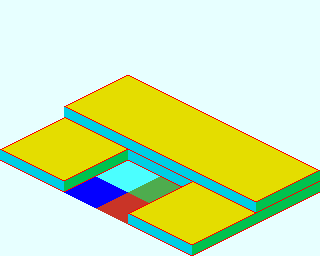
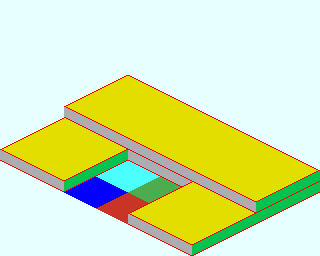
The second 320×256 image is a revision of the first. Changes to its layers:
removed group "Wall" (3 layers) over box(0, 107, 256, 255)
removed layer "Wall T" from group "Wall" over box(2, 107, 256, 244)
removed layer "Wall S" from group "Wall" over box(0, 107, 256, 255)
removed layer "Wall E" from group "Wall" over box(2, 107, 256, 255)
removed group "Wire 2F" (2 layers) over box(64, 107, 256, 212)
removed layer "Wire Top #1" from group "Wire 2F" over box(64, 107, 254, 202)
removed layer "Wire_Born #1" from group "Wire 2F" over box(64, 107, 256, 212)
removed group "Wire 1F" (3 layers) over box(0, 107, 256, 255)
removed layer "Wire Top" from group "Wire 1F" over box(0, 107, 256, 245)
removed layer "Wire Buttom" from group "Wire 1F" over box(0, 107, 256, 255)
removed layer "Wire_Born" from group "Wire 1F" over box(0, 107, 256, 255)
painted on "Base_Plate_3x6.png" over box(0, 107, 256, 255)
